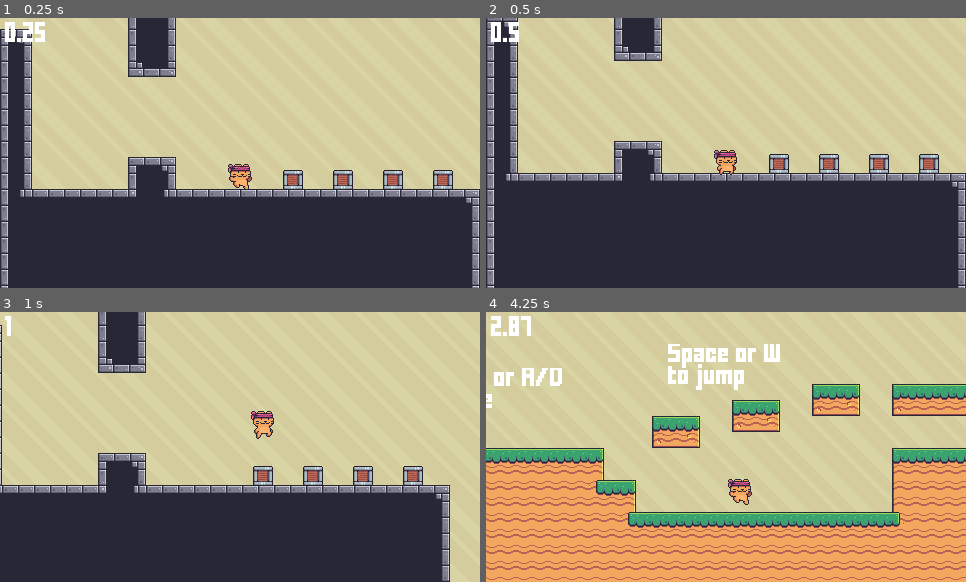
Above: before the commit, frames 1-4 (two rows, left to right).
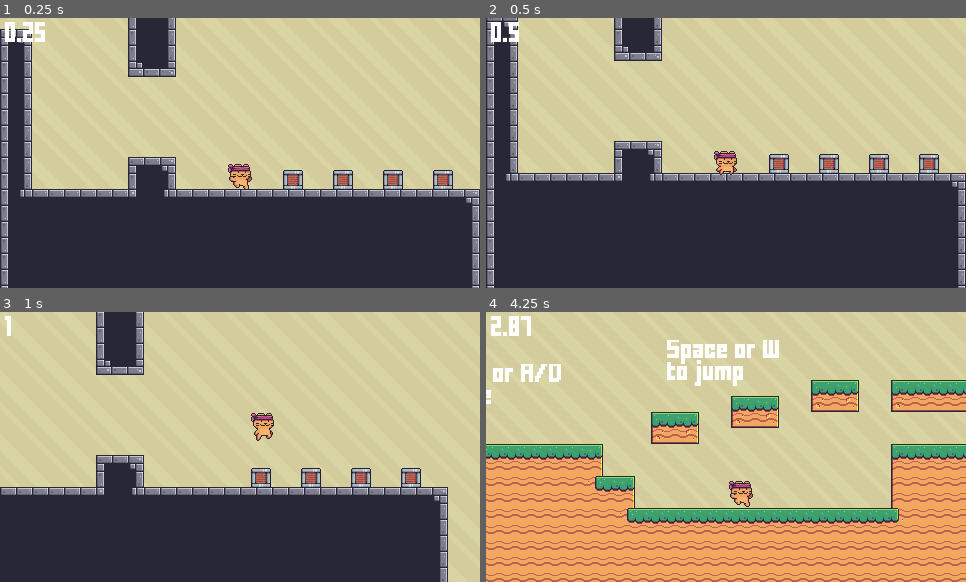
Above: after the commit, the same moments.

Repository: SnowyPeax/Community_Project_1_Johan
Game: Godot game, scene res://core/scenes/lobby.tscn
Two runs of this game, one before a commit and one after it. Both use one fixed random seed, a clock stepped at 60 frames per second and the inputs below.
Inputs:
- Up to frame 1 (0.25 s): no input
- Up to frame 2 (0.5 s): no input
- Up to frame 3 (1 s): tap Enter (interact) at 0.5, 0.6 s; hold D (right) from 0.53 s (still down); tap Space (jump) at 0.77 s
- Up to frame 4 (4.25 s): tap Enter (interact) every 0.75 s from 1.35 to 3.6 s; tap Space (jump) at 1.52, 3.02, 3.77 s; release D (right) at 2.03 s; hold A (left) 2.03-2.78 s; hold D (right) from 2.78 s (still down)

Frame 1 is identical in both runs. In frame 2, 0.2% of the frame differs, in the area x 47-53%, y 48-58%; in frame 3, 6.3%; in frame 4, 23%, in the area x 0-100%, y 10-100%.

Commit message:
changed player to use process instead of physics process

Diff:
--- a/core/player/player_controller.gd
+++ b/core/player/player_controller.gd
@@ -28,7 +28,7 @@
 func apply_force(force : Vector2):
 	velocity += force
 
-func _physics_process(delta):
+func _process(delta):
 	apply_physics(delta)
 	move_and_slide()
 
--- a/user/HalfdanMaps/HalfdanKaizo.tscn
+++ b/user/HalfdanMaps/HalfdanKaizo.tscn
@@ -13,95 +13,3 @@
 
 [node name="Autotiles" parent="." index="2"]
 layer_0/tile_data = PackedInt32Array(393222, 131072, 10, 327686, 131072, 9, 262150, 131072, 9, 196614, 131072, 8, 39322 …(12610 unchanged characters)…
-
-[connection signal="body_entered" from="Autotiles/SpikesRight" to="Autotiles/SpikesRight" method="_on_body_entered"]
-[connection signal="body_entered" from="Autotiles/@Area2D@27964" to="Autotiles/@Area2D@27964" method="_on_body_entered"]
-[connection signal="body_entered" from="Autotiles/Spikes" to="Autotiles/Spikes" method="_on_body_entered"]
-[connection signal="body_entered" from="Autotiles/@Area2D@27965" to="Autotiles/@Area2D@27965" method="_on_body_entered"]
-[connection signal="body_entered" from="Autotiles/@Area2D@27966" to="Autotiles/@Area2D@27966" method="_on_body_entered"]
-[connection signal="body_entered" from="Autotiles/@Area2D@27967" to="Autotiles/@Area2D@27967" method="_on_body_entered"]
-[connection signal="body_entered" from="Autotiles/@Area2D@27968" to="Autotiles/@Area2D@27968" method="_on_body_entered"]
-[connection signal="body_entered" from="Autotiles/SpikesUp" to="Autotiles/SpikesUp" method="_on_body_entered"]
-[connection signal="body_entered" from="Autotiles/@Area2D@27969" to="Autotiles/@Area2D@27969" method="_on_body_entered"]
-[connection signal="body_entered" from="Autotiles/@Area2D@27970" to="Autotiles/@Area2D@27970" method="_on_body_entered"]
-[connection signal="body_entered" from="Autotiles/@Area2D@27971" to="Autotiles/@Area2D@27971" method="_on_body_entered"]
-[connection signal="body_entered" from="Autotiles/@Area2D@27972" to="Autotiles/@Area2D@27972" method="_on_body_entered"]
-[connection signal="body_entered" from="Autotiles/SpikesLeft" to="Autotiles/SpikesLeft" method="_on_body_entered"]
-[connection signal="body_entered" from="Autotiles/@Area2D@27973" to="Autotiles/@Area2D@27973" method="_on_body_entered"]
-[connection signal="body_entered" from="Autotiles/@Area2D@27974" to="Autotiles/@Area2D@27974" method="_on_body_entered"]
-[connection signal="body_entered" from="Autotiles/@Area2D@27975" to="Autotiles/@Area2D@27975" method="_on_body_entered"]
-[connection signal="body_entered" from="Autotiles/@Area2D@27976" to="Autotiles/@Area2D@27976" method="_on_body_entered"]
-[connection signal="body_entered" from="Autotiles/@Area2D@27977" to="Autotiles/@Area2D@27977" method="_on_body_entered"]
-[connection signal="body_entered" from="Autotiles/@Area2D@27978" to="Autotiles/@Area2D@27978" method="_on_body_entered"]
-[connection signal="body_entered" from="Autotiles/@Area2D@27979" to="Autotiles/@Area2D@27979" method="_on_body_entered"]
-[connection signal="body_entered" from="Autotiles/@Area2D@27980" to="Autotiles/@Area2D@27980" method="_on_body_entered"]
-[connection signal="body_entered" from="Autotiles/@Area2D@27981" to="Autotiles/@Area2D@27981" method="_on_body_entered"]
-[connection signal="body_entered" from="Autotiles/@Area2D@27982" to="Autotiles/@Area2D@27982" method="_on_body_entered"]
-[connection signal="body_entered" from="Autotiles/@Area2D@27983" to="Autotiles/@Area2D@27983" method="_on_body_entered"]
-[connection signal="body_entered" from="Autotiles/@Area2D@27984" to="Autotiles/@Area2D@27984" method="_on_body_entered"]
-[connection signal="body_entered" from="Autotiles/@Area2D@27985" to="Autotiles/@Area2D@27985" method="_on_body_entered"]
-[connection signal="body_entered" from="Autotiles/@Area2D@27986" to="Autotiles/@Area2D@27986" method="_on_body_entered"]
-[connection signal="body_entered" from="Autotiles/@Area2D@27987" to="Autotiles/@Area2D@27987" method="_on_body_entered"]
-[connection signal="body_entered" from="Autotiles/@Area2D@27988" to="Autotiles/@Area2D@27988" method="_on_body_entered"]
-[connection signal="body_entered" from="Autotiles/@Area2D@27989" to="Autotiles/@Area2D@27989" method="_on_body_entered"]
-[connection signal="body_entered" from="Autotiles/@Area2D@27990" to="Autotiles/@Area2D@27990" method="_on_body_entered"]
-[connection signal="body_entered" from="Autotiles/@Area2D@27991" to="Autotiles/@Area2D@27991" method="_on_body_entered"]
-[connection signal="body_entered" from="Autotiles/@Area2D@27992" to="Autotiles/@Area2D@27992" method="_on_body_entered"]
-[connection signal="body_entered" from="Autotiles/@Area2D@27993" to="Autotiles/@Area2D@27993" method="_on_body_entered"]
-[connection signal="body_entered" from="Autotiles/@Area2D@27994" to="Autotiles/@Area2D@27994" method="_on_body_entered"]
-[connection signal="body_entered" from="Autotiles/@Area2D@27995" to="Autotiles/@Area2D@27995" method="_on_body_entered"]
-[connection signal="body_entered" from="Autotiles/@Area2D@27996" to="Autotiles/@Area2D@27996" method="_on_body_entered"]
-[connection signal="body_entered" from="Autotiles/@Area2D@27997" to="Autotiles/@Area2D@27997" method="_on_body_entered"]
-[connection signal="body_entered" from="Autotiles/@Area2D@27998" to="Autotiles/@Area2D@27998" method="_on_body_entered"]
-[connection signal="body_entered" from="Autotiles/@Area2D@27999" to="Autotiles/@Area2D@27999" method="_on_body_entered"]
-[connection signal="body_entered" from="Autotiles/@Area2D@28000" to="Autotiles/@Area2D@28000" method="_on_body_entered"]
-[connection signal="body_entered" from="Autotiles/@Area2D@28001" to="Autotiles/@Area2D@28001" method="_on_body_entered"]
-[connection signal="body_entered" from="Autotiles/@Area2D@28002" to="Autotiles/@Area2D@28002" method="_on_body_entered"]
-[connection signal="body_entered" from="Autotiles/@Area2D@28003" to="Autotiles/@Area2D@28003" method="_on_body_entered"]
-[connection signal="body_entered" from="Autotiles/@Area2D@28004" to="Autotiles/@Area2D@28004" method="_on_body_entered"]
-[connection signal="body_entered" from="Autotiles/@Area2D@28005" to="Autotiles/@Area2D@28005" method="_on_body_entered"]
-[connection signal="body_entered" from="Autotiles/@Area2D@28006" to="Autotiles/@Area2D@28006" method="_on_body_entered"]
-[connection signal="body_entered" from="Autotiles/@Area2D@28007" to="Autotiles/@Area2D@28007" method="_on_body_entered"]
-[connection signal="body_entered" from="Autotiles/@Area2D@28008" to="Autotiles/@Area2D@28008" method="_on_body_entered"]
-[connection signal="body_entered" from="Autotiles/@Area2D@28009" to="Autotiles/@Area2D@28009" method="_on_body_entered"]
-[connection signal="body_entered" from="Autotiles/@Area2D@28010" to="Autotiles/@Area2D@28010" method="_on_body_entered"]
-[connection signal="body_entered" from="Autotiles/@Area2D@28011" to="Autotiles/@Area2D@28011" method="_on_body_entered"]
-[connection signal="body_entered" from="Autotiles/@Area2D@28012" to="Autotiles/@Area2D@28012" method="_on_body_entered"]
-[connection signal="body_entered" from="Autotiles/@Area2D@28013" to="Autotiles/@Area2D@28013" method="_on_body_entered"]
-[connection signal="body_entered" from="Autotiles/@Area2D@28014" to="Autotiles/@Area2D@28014" method="_on_body_entered"]
-[connection signal="body_entered" from="Autotiles/@Area2D@28015" to="Autotiles/@Area2D@28015" method="_on_body_entered"]
-[connection signal="body_entered" from="Autotiles/@Area2D@28016" to="Autotiles/@Area2D@28016" method="_on_body_entered"]
-[connection signal="body_entered" from="Autotiles/@Area2D@28017" to="Autotiles/@Area2D@28017" method="_on_body_entered"]
-[connection signal="body_entered" from="Autotiles/@Area2D@28018" to="Autotiles/@Area2D@28018" method="_on_body_entered"]
-[connection signal="body_entered" from="Autotiles/@Area2D@28019" to="Autotiles/@Area2D@28019" method="_on_body_entered"]
-[connection signal="body_entered" from="Autotiles/@Area2D@28020" to="Autotiles/@Area2D@28020" method="_on_body_entered"]
-[connection signal="body_entered" from="Autotiles/@Area2D@28021" to="Autotiles/@Area2D@28021" method="_on_body_entered"]
-[connection signal="body_entered" from="Autotiles/@Area2D@28022" to="Autotiles/@Area2D@28022" method="_on_body_entered"]
-[connection signal="body_entered" from="Autotiles/@Area2D@28023" to="Autotiles/@Area2D@28023" method="_on_body_entered"]
-[connection signal="body_entered" from="Autotiles/@Area2D@28024" to="Autotiles/@Area2D@28024" method="_on_body_entered"]
-[connection signal="body_entered" from="Autotiles/@Area2D@28025" to="Autotiles/@Area2D@28025" method="_on_body_entered"]
-[connection signal="body_entered" from="Autotiles/@Area2D@28026" to="Autotiles/@Area2D@28026" method="_on_body_entered"]
-[connection signal="body_entered" from="Autotiles/@Area2D@28027" to="Autotiles/@Area2D@28027" method="_on_body_entered"]
-[connection signal="body_entered" from="Autotiles/@Area2D@28028" to="Autotiles/@Area2D@28028" method="_on_body_entered"]
-[connection signal="body_entered" from="Autotiles/@Area2D@28029" to="Autotiles/@Area2D@28029" method="_on_body_entered"]
-[connection signal="body_entered" from="Autotiles/@Area2D@28030" to="Autotiles/@Area2D@28030" method="_on_body_entered"]
-[connection signal="body_entered" from="Autotiles/@Area2D@28031" to="Autotiles/@Area2D@28031" method="_on_body_entered"]
-[connection signal="body_entered" from="Autotiles/@Area2D@28032" to="Autotiles/@Area2D@28032" method="_on_body_entered"]
-[connection signal="body_entered" from="Autotiles/@Area2D@28033" to="Autotiles/@Area2D@28033" method="_on_body_entered"]
-[connection signal="body_entered" from="Autotiles/@Area2D@28034" to="Autotiles/@Area2D@28034" method="_on_body_entered"]
-[connection signal="body_entered" from="Autotiles/@Area2D@28035" to="Autotiles/@Area2D@28035" method="_on_body_entered"]
-[connection signal="body_entered" from="Autotiles/@Area2D@28036" to="Autotiles/@Area2D@28036" method="_on_body_entered"]
-[connection signal="body_entered" from="Autotiles/@Area2D@28037" to="Autotiles/@Area2D@28037" method="_on_body_entered"]
-[connection signal="body_entered" from="Autotiles/@Area2D@28038" to="Autotiles/@Area2D@28038" method="_on_body_entered"]
-[connection signal="body_entered" from="Autotiles/@Area2D@28039" to="Autotiles/@Area2D@28039" method="_on_body_entered"]
-[connection signal="body_entered" from="Autotiles/@Area2D@28040" to="Autotiles/@Area2D@28040" method="_on_body_entered"]
-[connection signal="body_entered" from="Autotiles/@Area2D@28041" to="Autotiles/@Area2D@28041" method="_on_body_entered"]
-[connection signal="body_entered" from="Autotiles/@Area2D@28042" to="Autotiles/@Area2D@28042" method="_on_body_entered"]
-[connection signal="body_entered" from="Autotiles/@Area2D@28043" to="Autotiles/@Area2D@28043" method="_on_body_entered"]
-[connection signal="body_entered" from="Autotiles/@Area2D@28044" to="Autotiles/@Area2D@28044" method="_on_body_entered"]
-[connection signal="body_entered" from="Autotiles/@Area2D@28045" to="Autotiles/@Area2D@28045" method="_on_body_entered"]
-[connection signal="body_entered" from="Autotiles/@Area2D@28046" to="Autotiles/@Area2D@28046" method="_on_body_entered"]
-[connection signal="body_entered" from="Autotiles/@Area2D@28047" to="Autotiles/@Area2D@28047" method="_on_body_entered"]
-[connection signal="body_entered" from="Autotiles/@Area2D@28048" to="Autotiles/@Area2D@28048" method="_on_body_entered"]
-[connection signal="body_entered" from="Autotiles/@Area2D@28049" to="Autotiles/@Area2D@28049" method="_on_body_entered"]
-[connection signal="body_entered" from="Autotiles/Goal" to="Autotiles/Goal" method="_on_body_entered"]
